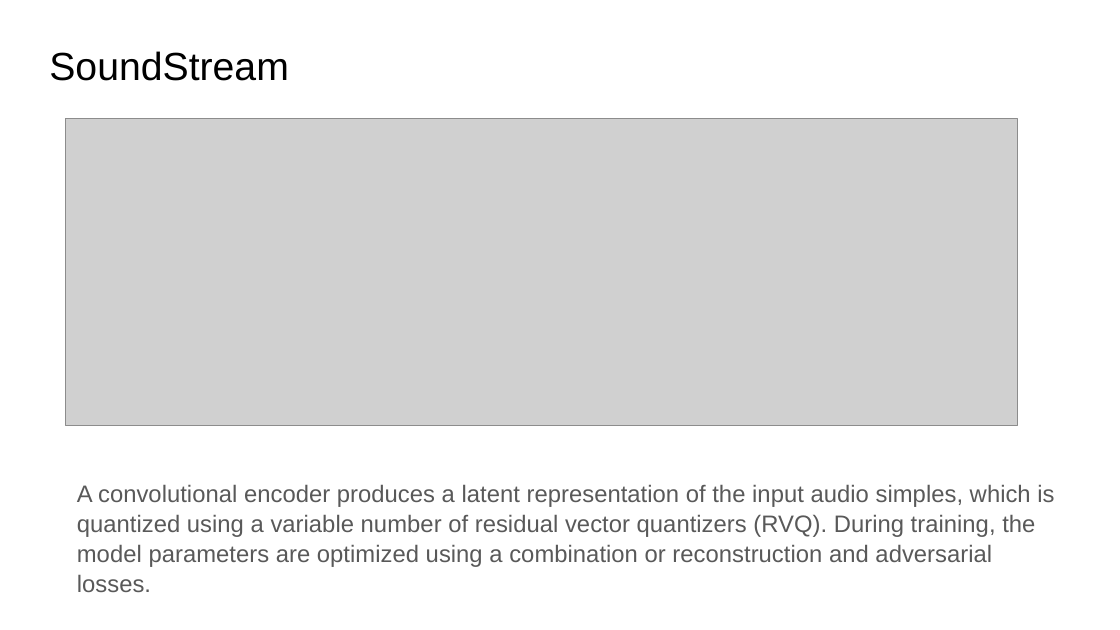
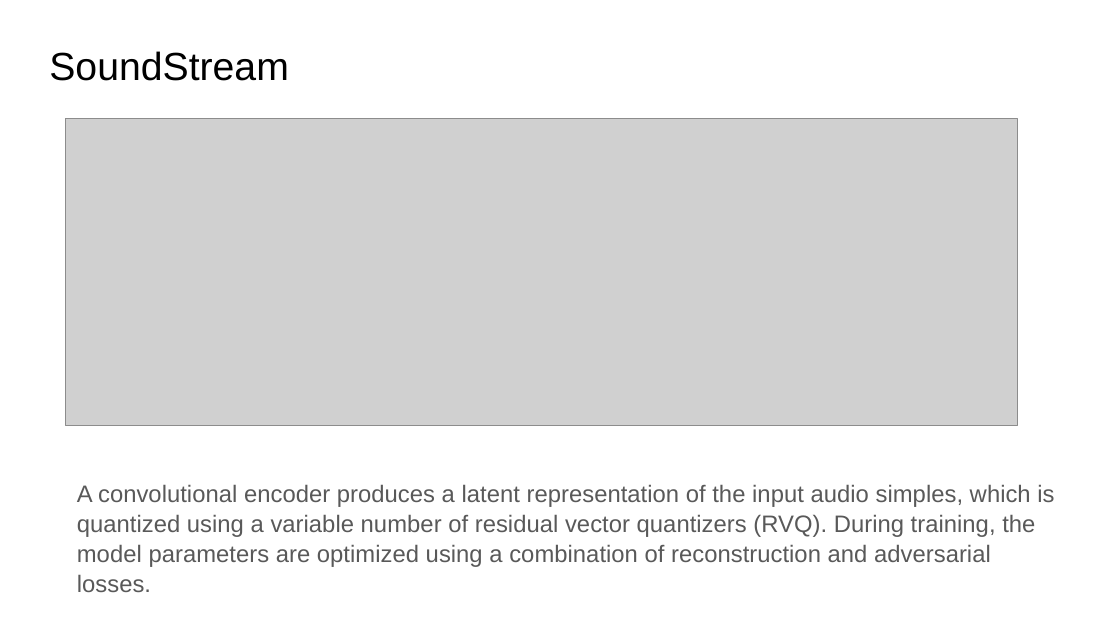
Before and after one commit to xserra/audio-coding-materials, a slide deck: slide 3 of lectures/6. Neural audio compression.pptx. Drawn at 1120x630 pixels with LibreOffice and Linux fonts; fonts in the diff are those of the drawing; grey boxes stand for pictures. Boxes give left, top, right and bottom in pixels: in the first picture for what was removed or moved away, otherwise in the second. Text is boxed around its words. In the diff, an @@ line names an element or a change of style, - is before the commit and + after.

Commit message:
small typos

```diff
--- a/lectures/6. Neural audio compression.pptx
+++ b/lectures/6. Neural audio compression.pptx
@@ text at (77, 484, 1054, 592): text changed @@
-A convolutional encoder produces a latent representation of the input audio simples, which is quantized using a variable number of residual vector quantizers (RVQ). During training, the model parameters are optimized using a combination or reconstruction and adversarial losses.
+A convolutional encoder produces a latent representation of the input audio simples, which is quantized using a variable number of residual vector quantizers (RVQ). During training, the model parameters are optimized using a combination of reconstruction and adversarial losses.
```
Also in this commit, not shown: 8 other slides changed, 2 slides added.
